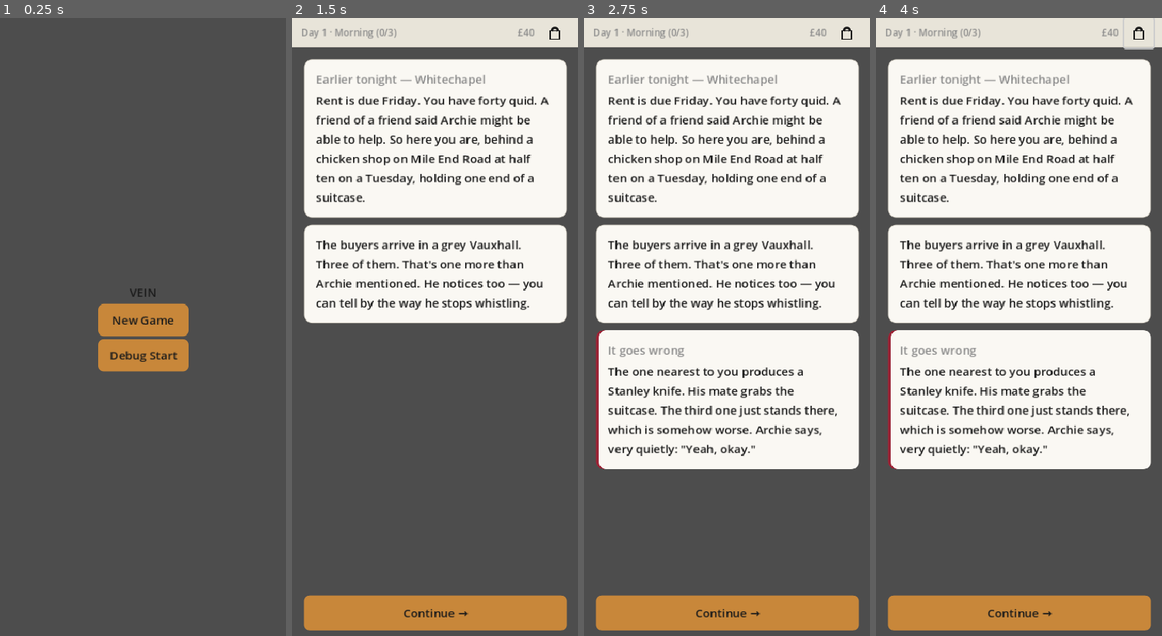
Above: before the commit, frames 1-4 (left to right).
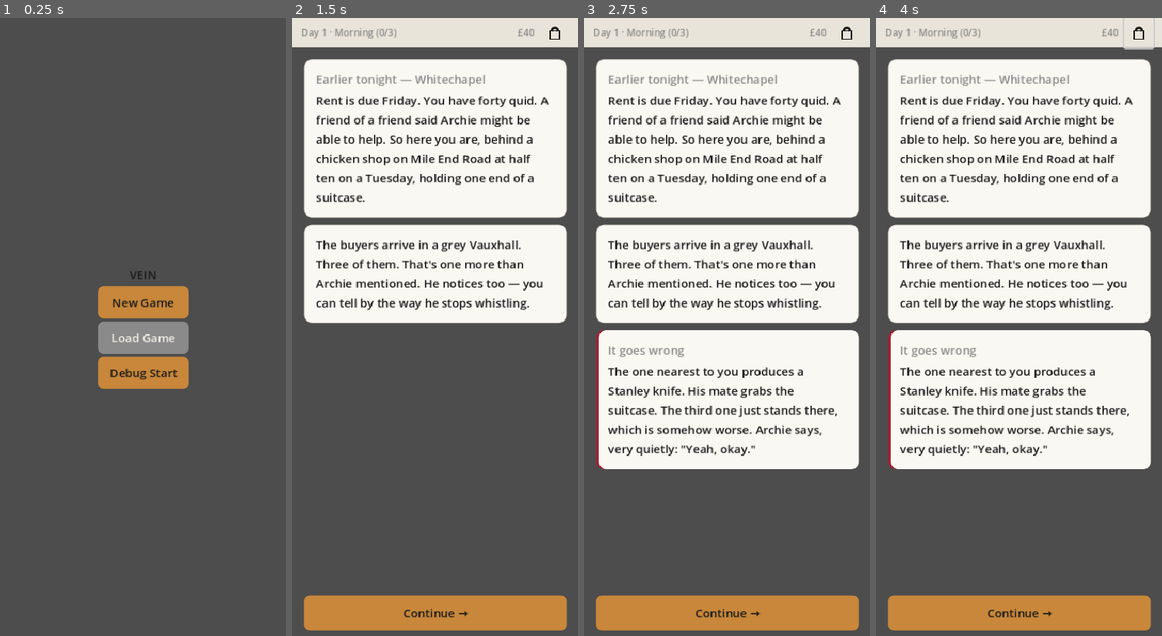
Above: after the commit, the same moments.

Repository: rdefm/veins-of-london
Game: Godot game, scene res://scenes/Main.tscn
Two runs of this game, one before a commit and one after it. Both use one fixed random seed, a clock stepped at 60 frames per second and the inputs below.
Inputs (mouse positions are in pixels of both pictures, inside the frame that each line leads up to):
- Up to frame 1 (0.25 s): no input
- Up to frame 2 (1.5 s): click "New Game" at 0.5 s; click "Continue →" at 1.25 s
- Up to frame 3 (2.75 s): click "Continue →" at 2 s
- Up to frame 4 (4 s): click (1139, 30) at 2.77 s; click (1139, 30) at 3.52 s

The runs differ from the first frame. In frame 1, 4.1% of the frame differs, in the area x 34-66%, y 41-60%; in frame 2, less than 0.1%; in frame 3, less than 0.1%; in frame 4, less than 0.1%.

Commit message:
32-load-game-button-on-title-screen: Load Game button on title screen

Diff:
--- a/scenes/screens/title.gd
+++ b/scenes/screens/title.gd
@@ -1,5 +1,12 @@
 class_name TitleScreen
 extends Control
+
+# 32-load-game-button-on-title-screen: the slot list (day/cash summary,
+# reusing SaveManager's peek/load API already wired up for Phone's
+# Save/Load app -- see phone.gd's _build_save_slot_row()) starts hidden and
+# is revealed by tapping Load Game, rather than always shown alongside
+# New Game/Debug Start.
+var _slot_list: VBoxContainer
 
 
 func _ready() -> void:
@@ -20,10 +27,61 @@
 	new_game_button.pressed.connect(_on_new_game_pressed)
 	layout.add_child(new_game_button)
 
+	var load_game_button := Button.new()
+	load_game_button.text = "Load Game"
+	load_game_button.disabled = not _any_slot_saved()
+	load_game_button.pressed.connect(_on_load_game_pressed)
+	layout.add_child(load_game_button)
+
 	var debug_button := Button.new()
 	debug_button.text = "Debug Start"
 	debug_button.pressed.connect(_on_debug_start_pressed)
 	layout.add_child(debug_button)
+
+	_slot_list = VBoxContainer.new()
+	_slot_list.visible = false
+	layout.add_child(_slot_list)
+	for slot in range(1, SaveManager.SLOT_COUNT + 1):
+		_slot_list.add_child(_build_slot_row(slot))
+
+
+func _any_slot_saved() -> bool:
+	for slot in range(1, SaveManager.SLOT_COUNT + 1):
+		if SaveManager.slot_exists(slot):
+			return true
+	return false
+
+
+func _build_slot_row(slot: int) -> Control:
+	var summary := SaveManager.slot_summary(slot)
+	var filled: bool = not summary.is_empty()
+
+	var c := UI.card()
+	c["content"].add_child(UI.heading("Slot %d" % slot, 14))
+	if filled:
+		c["content"].add_child(UI.muted_label("Day %d · £%d" % [summary["day"], summary["cash"]]))
+		c["content"].add_child(UI.button("Load", _on_load_slot_pressed.bind(slot)))
+	else:
+		c["content"].add_child(UI.muted_label("Empty"))
+
+	return c["panel"]
+
+
+func _on_load_game_pressed() -> void:
+	_slot_list.visible = true
+
+
+# load_from_slot() overwrites GameState.state (including currentScreen) and
+# emits state_changed, but NOT screen_changed -- Main._show_screen only
+# swaps the visible screen on screen_changed (scenes/Main.gd), so without
+# this explicit Nav.go_to() the title screen would stay on-screen underneath
+# the freshly loaded session. Going to the state's own (just-loaded)
+# currentScreen resumes exactly where that save left off, same as the
+# in-session Load button (phone.gd) does implicitly by already being on the
+# right screen when it's pressed.
+func _on_load_slot_pressed(slot: int) -> void:
+	SaveManager.load_from_slot(slot)
+	Nav.go_to(GameState.state["currentScreen"])
 
 
 func _on_new_game_pressed() -> void:
--- /dev/null
+++ b/tests/test_title.gd
@@ -0,0 +1,123 @@
+extends "res://tests/test_base.gd"
+
+# 32-load-game-button-on-title-screen: title screen tested against a real
+# TitleScreen instance, same screen-level pattern tests/test_phone_saveload.gd
+# uses for its slot rows. TEST_SLOT/cleanup convention matches that file too
+# -- the title UI only ever shows slots 1..SaveManager.SLOT_COUNT, so a
+# real slot within that range is unavoidable, deleted before/after each case
+# that touches it.
+
+const TEST_SLOT := 1
+
+
+static func _find_button(root: Node, text: String) -> Button:
+	for b in root.find_children("", "Button", true, false):
+		if (b as Button).text == text:
+			return b
+	return null
+
+
+static func _label_texts(root: Node) -> Array[String]:
+	var texts: Array[String] = []
+	for l in root.find_children("", "Label", true, false):
+		texts.append((l as Label).text)
+	return texts
+
+
+static func _delete_all_slots() -> void:
+	for slot in range(1, SaveManager.SLOT_COUNT + 1):
+		SaveManager.delete_slot(slot)
+
+
+func run() -> void:
+	run_case("load_game_button_is_present_alongside_new_game_and_debug_start", func():
+		GameState.reset()
+
+		var title := TitleScreen.new()
+		title._ready()
+
+		assert_true(_find_button(title, "New Game") != null, "New Game button must still be present")
+		assert_true(_find_button(title, "Load Game") != null, "Load Game button must be present")
+		assert_true(_find_button(title, "Debug Start") != null, "Debug Start button must still be present")
+
+		title.free()
+	)
+
+	run_case("load_game_button_is_disabled_when_no_save_slots_exist", func():
+		GameState.reset()
+		_delete_all_slots()
+
+		var title := TitleScreen.new()
+		title._ready()
+
+		assert_true(_find_button(title, "Load Game").disabled, "Load Game must be disabled with no saves")
+
+		title.free()
+	)
+
+	run_case("load_game_button_is_enabled_once_a_slot_exists", func():
+		GameState.reset()
+		_delete_all_slots()
+		SaveManager.save_to_slot(TEST_SLOT)
+
+		var title := TitleScreen.new()
+		title._ready()
+
+		assert_true(not _find_button(title, "Load Game").disabled, "Load Game must be enabled once a slot exists")
+
+		SaveManager.delete_slot(TEST_SLOT)
+		title.free()
+	)
+
+	run_case("tapping_load_game_reveals_the_slot_summary", func():
+		GameState.reset()
+		_delete_all_slots()
+		GameState.state["player"]["cash"] = 555
+		GameState.state["world"]["day"] = 3
+		SaveManager.save_to_slot(TEST_SLOT)
+
+		var title := TitleScreen.new()
+		title._ready()
+
+		assert_true(not title._slot_list.visible, "slot summary must stay hidden until Load Game is tapped")
+
+		_find_button(title, "Load Game").pressed.emit()
+
+		assert_true(title._slot_list.visible, "tapping Load Game must reveal the slot summary")
+		var texts := _label_texts(title)
+		assert_true(texts.has("Slot %d" % TEST_SLOT), "the summary must name the slot")
+		assert_true(texts.has("Day 3 · £555"), "the summary must show the saved day/cash")
+
+		SaveManager.delete_slot(TEST_SLOT)
+		title.free()
+	)
+
+	run_case("loading_a_slot_restores_state_and_navigates_into_the_session", func():
+		GameState.reset()
+		_delete_all_slots()
+		GameState.state["player"]["cash"] = 4242
+		GameState.state["world"]["day"] = 6
+		GameState.state["currentScreen"] = "phone"
+		SaveManager.save_to_slot(TEST_SLOT)
+
+		GameState.reset()
+		assert_eq(GameState.state["currentScreen"], "title", "sanity check: a fresh reset starts on title")
+
+		var title := TitleScreen.new()
+		title._ready()
+		_find_button(title, "Load Game").pressed.emit()
+
+		var received := [""]
+		var on_screen := func(screen: String): received[0] = screen
+		EventBus.screen_changed.connect(on_screen)
+		_find_button(title, "Load").pressed.emit()
+		EventBus.screen_changed.disconnect(on_screen)
+
+		assert_eq(GameState.state["player"]["cash"], 4242, "loading must restore the saved cash")
+		assert_eq(GameState.state["world"]["day"], 6, "loading must restore the saved day")
+		assert_eq(GameState.state["currentScreen"], "phone", "loading must restore the saved screen")
+		assert_eq(received[0], "phone", "loading from title must emit screen_changed so Main actually swaps off the title screen")
+
+		SaveManager.delete_slot(TEST_SLOT)
+		title.free()
+	)
